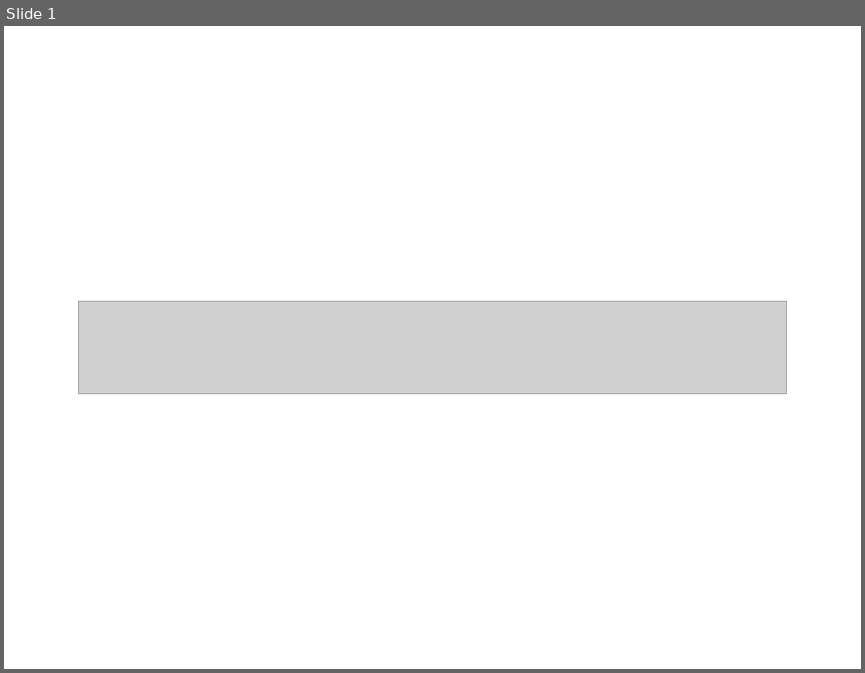
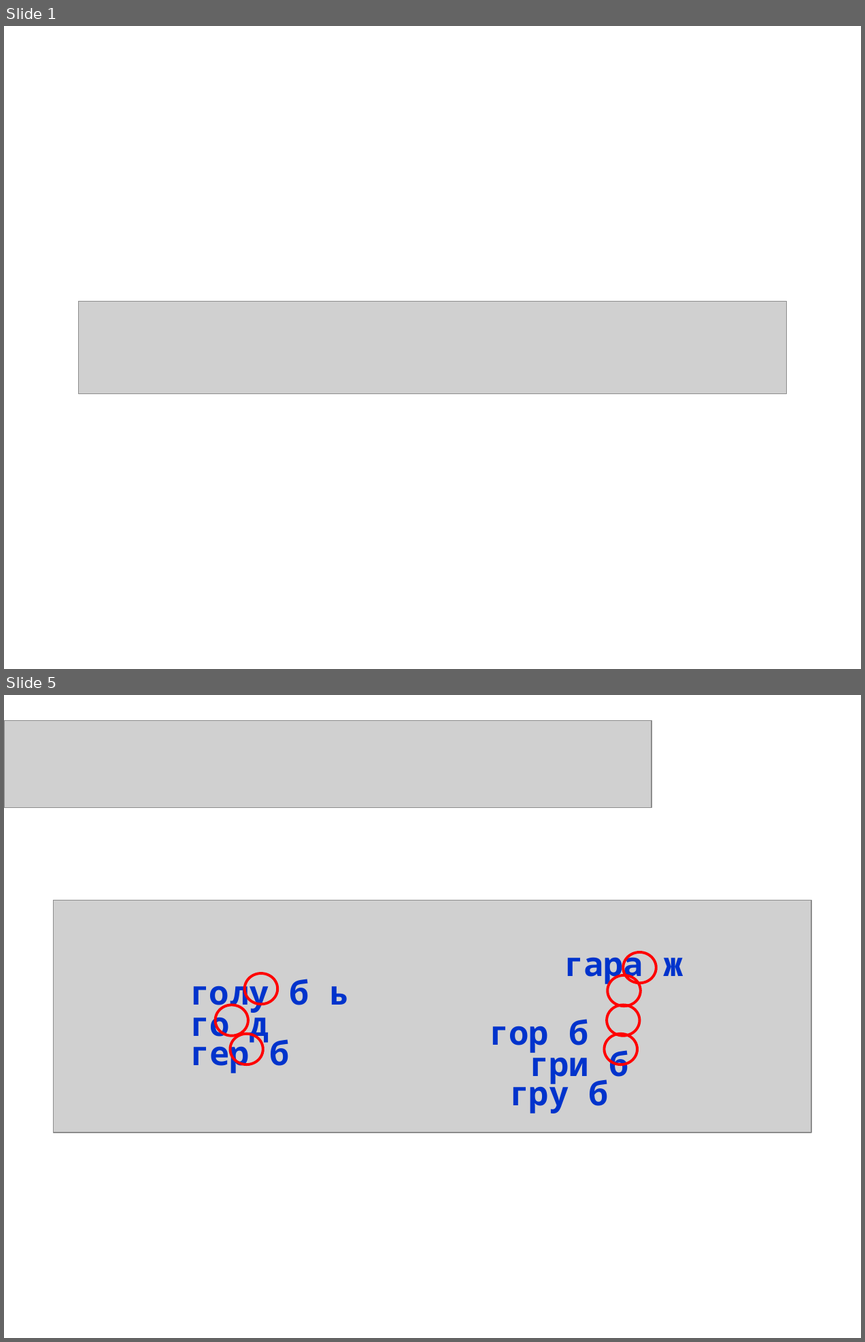
Before and after one commit to dkuzminov/polnikova, a slide deck: 1 класс/08. Звонкие и глухие согласные.ppt. Shown one above the other, each under a label of ours: slide 1 before the commit, slides 1 and 5 after it; the slides between them are not shown. The pictures are 865x673 and 865x1342 pixels, drawn with LibreOffice and Linux fonts; fonts in the diff are those of the drawing; grey boxes stand for pictures. Boxes give left, top, right and bottom in pixels: in the first picture for what was removed or moved away, otherwise in the second. Text is boxed around its words. In the diff, an @@ line names an element or a change of style, - is before the commit and + after.

```diff
--- a/1 класс/08. Звонкие и глухие согласные.ppt
+++ b/1 класс/08. Звонкие и глухие согласные.ppt
@@ slide 5 added at box(4, 695, 861, 1338), background #FFFFFF @@
@@ picture added at box(4, 721, 652, 808) @@
@@ picture added at box(54, 900, 811, 1133) @@
@@ text added at box(564, 951, 683, 985), 28 pt, text #0033CC, bold @@
+гара ж
@@ ellipse added at box(623, 952, 656, 983), outline #FF0000 2.24 pt @@
@@ text added at box(189, 974, 549, 1053), 28 pt, text #0033CC, bold @@
+голу б ь гор б
@@ ellipse added at box(245, 974, 278, 1004), outline #FF0000 2.24 pt @@
@@ ellipse added at box(607, 975, 640, 1006), outline #FF0000 2.24 pt @@
@@ text added at box(190, 1004, 628, 1084), 28 pt, text #0033CC, bold @@
+го д гри б
@@ text added at box(190, 1019, 609, 1113), 28 pt, text #0033CC, bold @@
+гер б гру б
@@ ellipse added at box(215, 1004, 248, 1035), outline #FF0000 2.24 pt @@
@@ ellipse added at box(606, 1004, 639, 1035), outline #FF0000 2.24 pt @@
@@ ellipse added at box(230, 1034, 263, 1064), outline #FF0000 2.24 pt @@
@@ ellipse added at box(604, 1034, 637, 1064), outline #FF0000 2.24 pt @@
```
Also in this commit, not shown: 8 other slides added, 9 slides removed, 22 other files.
